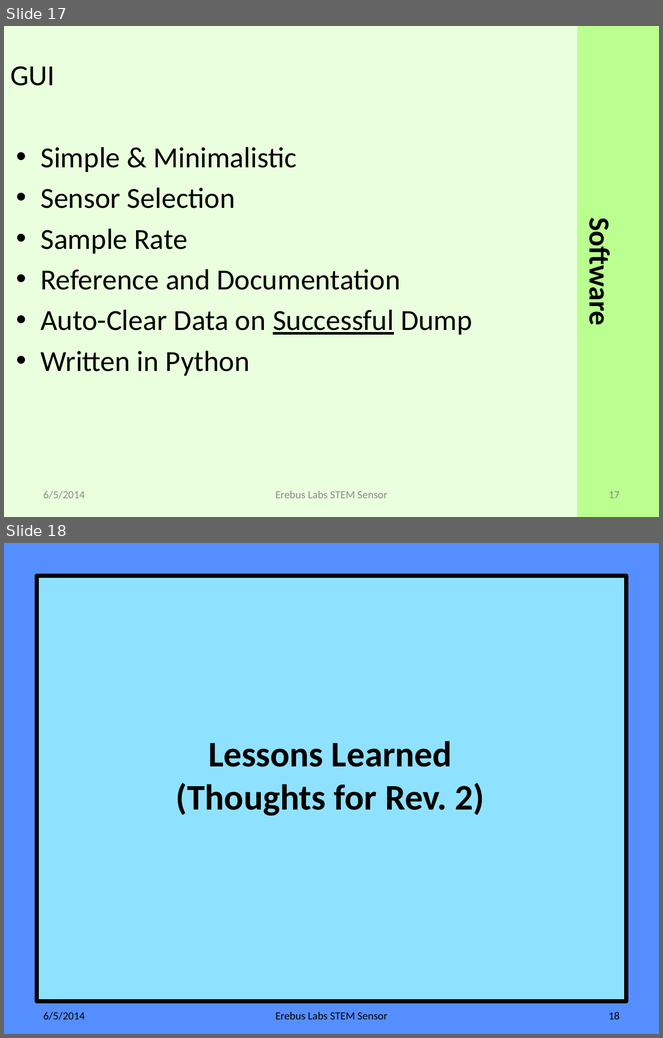
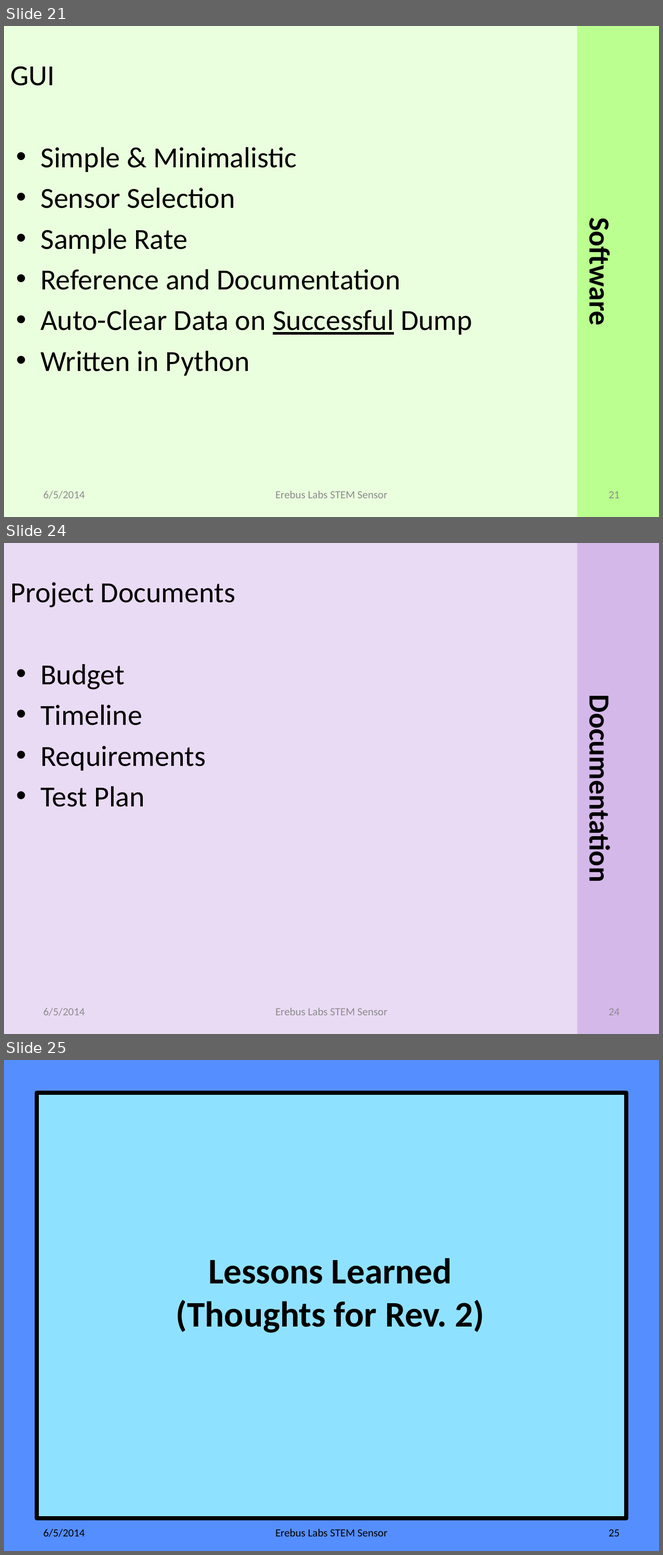
Before and after one commit to erebus-labs/PSU-VOC-SENSOR-2K14, a slide deck: Documents/source_documents/Presentation.pptx. Shown one above the other, each under a label of ours: slides 17 and 18 before the commit, slides 21, 24 and 25 after it; the slides between them are not shown. The pictures are 663x1038 and 663x1555 pixels, drawn with LibreOffice and Linux fonts; fonts in the diff are those of the drawing. Boxes give left, top, right and bottom in pixels: in the first picture for what was removed or moved away, otherwise in the second. Text is boxed around its words. In the diff, an @@ line names an element or a change of style, - is before the commit and + after.

```diff
--- a/Documents/source_documents/Presentation.pptx
+++ b/Documents/source_documents/Presentation.pptx
@@ slide 24 added at bbox=[4, 543, 659, 1034], background #EADBF5 @@
@@ rectangle added at bbox=[577, 543, 659, 1034], fill #D5B8EA @@
@@ text added at bbox=[11, 582, 235, 607], 32 pt, text #000000 @@
+Project Documents
@@ text added at bbox=[40, 664, 206, 807], 32 pt, text #000000 @@
+• Budget
+• Timeline
+• Requirements
+• Test Plan
@@ text added at bbox=[582, 714, 617, 876], 32 pt, text #000000, bold @@
+Documentation
@@ text added at bbox=[44, 1008, 85, 1016], 12 pt, text #8C8C8C @@
+6/5/2014
@@ text added at bbox=[275, 1008, 388, 1016], 12 pt, text #8C8C8C @@
+Erebus Labs STEM Sensor
@@ page number added at bbox=[609, 1008, 620, 1016], 12 pt, text #8C8C8C @@
+24
@@ what was slide 17 is now slide 21 @@
@@ page number at bbox=[609, 491, 620, 499]: text changed @@
-17
+21
@@ what was slide 18 is now slide 25 @@
@@ page number at bbox=[609, 1530, 620, 1537]: text changed @@
-18
+25
```
Also in this commit, not shown: 4 slides changed, 6 other slides added.
